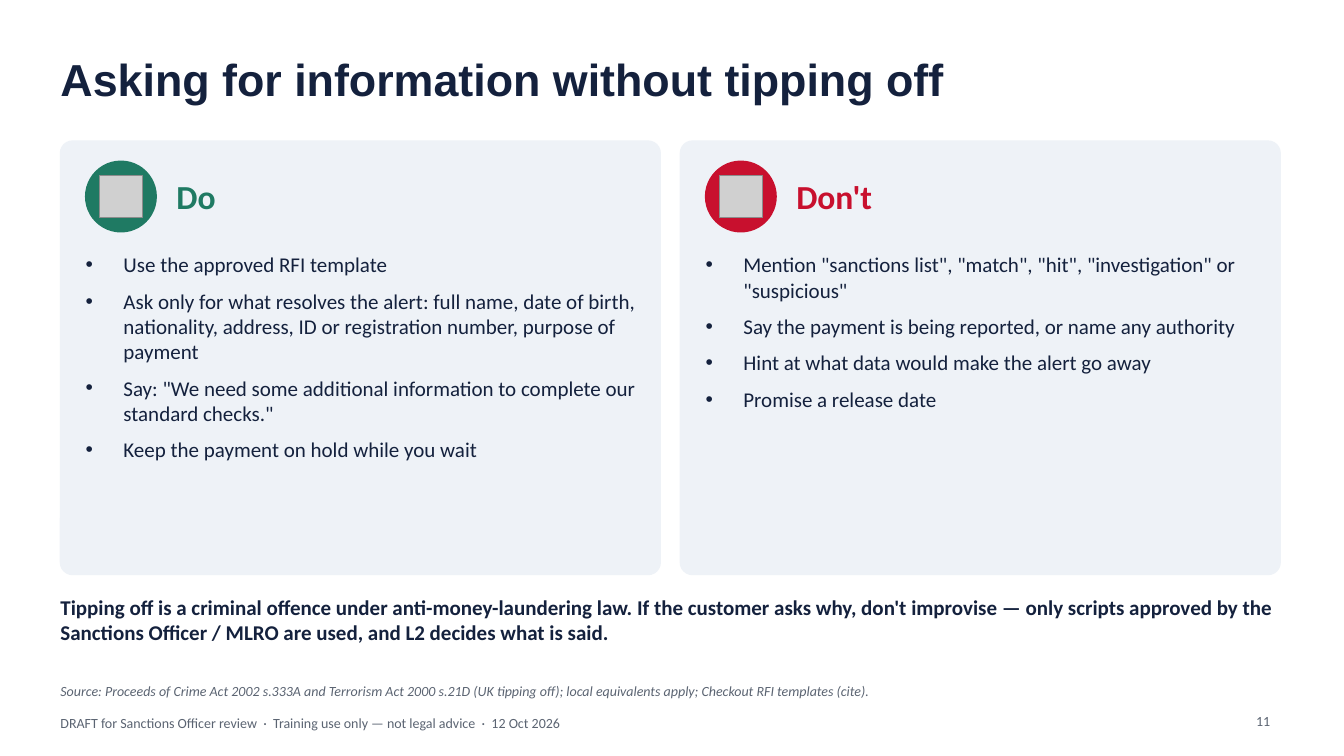
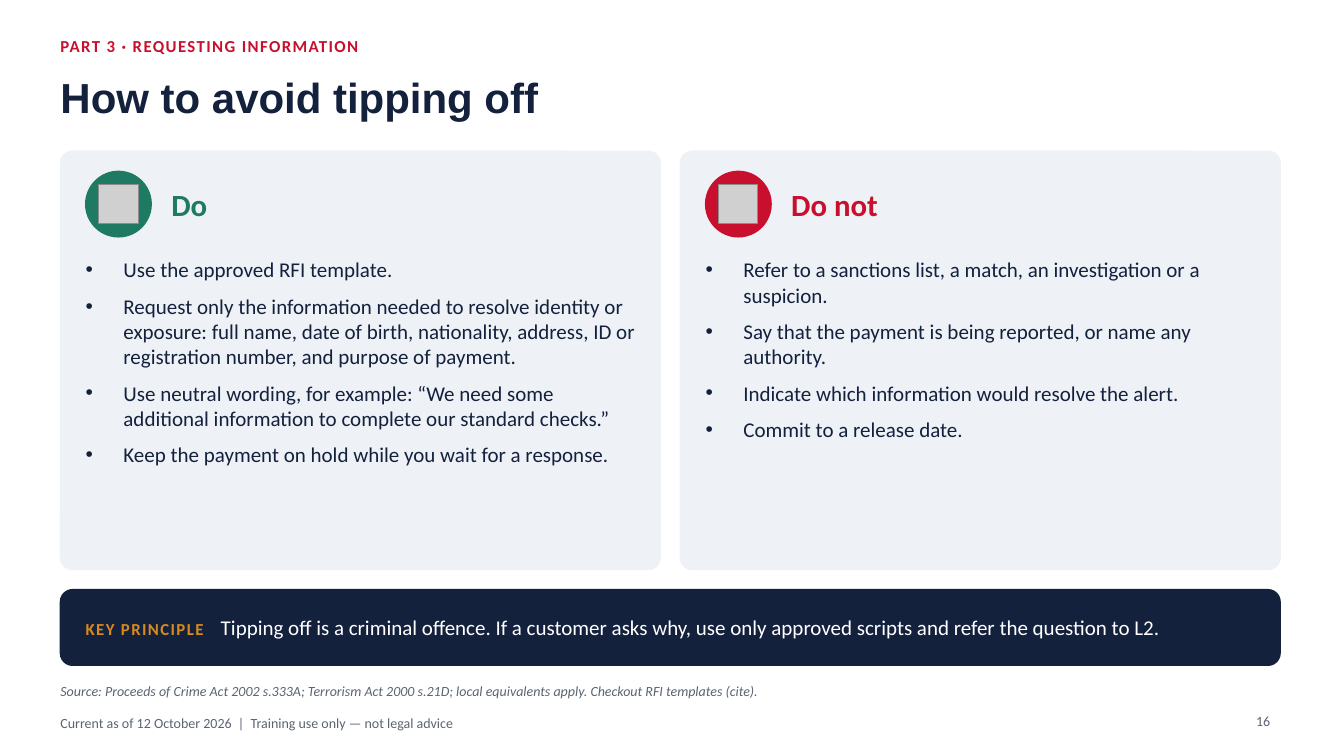
Before and after one commit to danielslonim-art/Screening, a slide deck: slide 16 of training/sanctions-in-practice-2026-10/sanctions-in-practice-analyst-edition.pptx (slide 11 before the commit). Drawn at 1344x756 pixels with LibreOffice and Linux fonts; fonts in the diff are those of the drawing; grey boxes stand for pictures. Boxes give left, top, right and bottom in pixels: in the first picture for what was removed or moved away, otherwise in the second. Text is boxed around its words. In the diff, an @@ line names an element or a change of style, - is before the commit and + after.

```diff
--- a/training/sanctions-in-practice-2026-10/sanctions-in-practice-analyst-edition.pptx
+++ b/training/sanctions-in-practice-2026-10/sanctions-in-practice-analyst-edition.pptx
@@ text added at (60, 41, 358, 54), 12 pt, text #C8102E, bold @@
+PART 3 · REQUESTING INFORMATION
@@ title at (60, 82, 538, 122): text changed; size 32 to 30 pt @@
-Asking for information without tipping off
+How to avoid tipping off
@@ rounded rectangle: place and size @@
-rounded rectangle at (60, 141, 660, 575)
+rounded rectangle at (60, 151, 660, 570)
@@ rounded rectangle at (60, 151, 660, 570): proportions changed @@
@@ ellipse: place and size @@
-ellipse at (86, 161, 156, 232)
+ellipse at (86, 171, 151, 237)
@@ text "Do": place and size @@
-text "Do" at (176, 187, 215, 210)
+text "Do" at (171, 196, 207, 217)
@@ text "Do" at (171, 196, 207, 217): size 24 to 22 pt @@
@@ rounded rectangle at (681, 151, 1280, 570): proportions changed @@
@@ rounded rectangle: place and size @@
-rounded rectangle at (681, 141, 1280, 575)
+rounded rectangle at (681, 151, 1280, 570)
@@ ellipse: place and size @@
-ellipse at (706, 161, 776, 232)
+ellipse at (706, 171, 771, 237)
@@ picture: place and size @@
-picture at (100, 175, 142, 218)
+picture at (99, 185, 138, 224)
@@ picture: place and size @@
-picture at (720, 175, 762, 218)
+picture at (719, 185, 758, 224)
@@ text added at (791, 196, 878, 217), 22 pt, text #C8102E, bold @@
+Do not
@@ text removed at (796, 186, 872, 210) @@
-Don't
@@ text at (123, 262, 634, 466): text changed @@
-• Use the approved RFI template
-• Ask only for what resolves the alert: full name, date of birth, nationality, address, ID or registration number, purpose of payment
-• Say: "We need some additional information to complete our standard checks."
-• Keep the payment on hold while you wait
+• Use the approved RFI template.
+• Request only the information needed to resolve identity or exposure: full name, date of birth, nationality, address, ID or registration number, and purpose of payment.
+• Use neutral wording, for example: “We need some additional information to complete our standard checks.”
+• Keep the payment on hold while you wait for a response.
@@ text at (743, 262, 1200, 437): text changed @@
-• Mention "sanctions list", "match", "hit", "investigation" or "suspicious"
-• Say the payment is being reported, or name any authority
-• Hint at what data would make the alert go away
-• Promise a release date
+• Refer to a sanctions list, a match, an investigation or a suspicion.
+• Say that the payment is being reported, or name any authority.
+• Indicate which information would resolve the alert.
+• Commit to a release date.
@@ rounded rectangle added at (60, 590, 1280, 665), fill #14213D, outline #14213D 1 pt @@
@@ text "KEY PRINCIPLE Tipping off is ..." at (86, 620, 1159, 639): vertical alignment top to middle @@
@@ text at (86, 620, 1159, 639): text changed; text colour #14213D to #FFFFFF; bold off @@
-Tipping off is a criminal offence under anti-money-laundering law. If the customer asks why, don't improvise — only scripts approved by the Sanctions Officer / MLRO are used, and L2 decides what is said.
+KEY PRINCIPLE Tipping off is a criminal offence. If a customer asks why, use only approved scripts and refer the question to L2.
@@ text at (60, 686, 758, 699): text changed @@
-Source: Proceeds of Crime Act 2002 s.333A and Terrorism Act 2000 s.21D (UK tipping off); local equivalents apply; Checkout RFI templates (cite).
+Source: Proceeds of Crime Act 2002 s.333A; Terrorism Act 2000 s.21D; local equivalents apply. Checkout RFI templates (cite).
@@ text at (60, 718, 453, 731): text changed @@
-DRAFT for Sanctions Officer review · Training use only — not legal advice · 12 Oct 2026
+Current as of 12 October 2026 | Training use only — not legal advice
@@ page number at (1256, 716, 1270, 726): text changed @@
-11
+16
```
Also in this commit, not shown: 11 other slides changed, 13 slides added, 8 slides removed, 1 other file.
